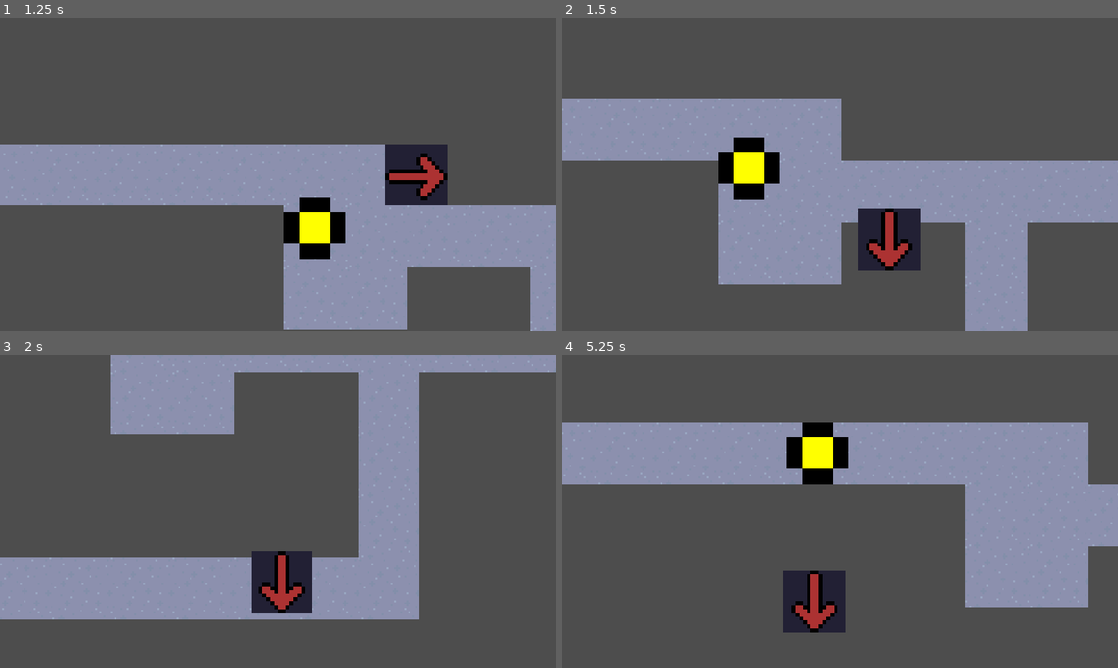
Above: before the commit, frames 1-4 (two rows, left to right).
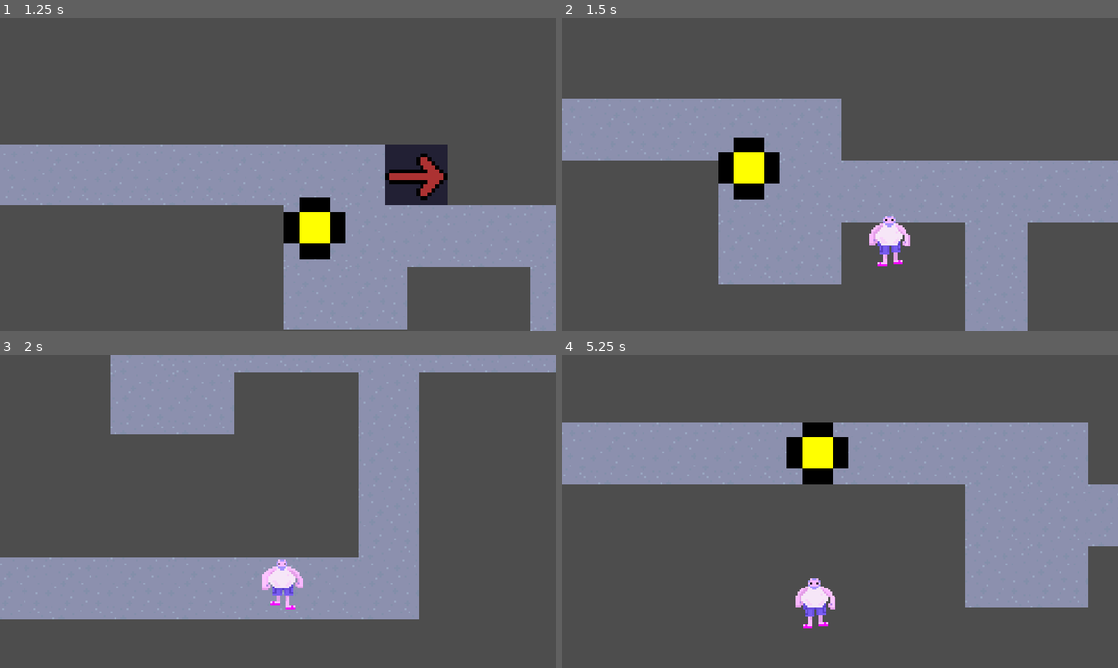
Above: after the commit, the same moments.

Repository: mcconnell-jaxon/World-s-Worst-Maze-Game
Game: Godot game, scene res://Scenes/game.tscn
Same seed, same stepped clock (60 frames per second), same inputs: the game is played once before the commit and once after it.
Inputs:
- Up to frame 1 (1.25 s): tap Enter at 0.5 s; hold D (Right) from 0.53 s (still down); hold Shift (Sprint) from 0.53 s (still down)
- Up to frame 2 (1.5 s): release D (Right) at 1.28 s; release Shift (Sprint) at 1.28 s; hold S (Down) from 1.28 s (still down); tap Shift (Sprint) at 1.35 s
- Up to frame 3 (2 s): keep holding S (Down)
- Up to frame 4 (5.25 s): release S (Down) at 2.03 s; hold D (Right) 2.03-2.78 s; hold Shift (Sprint) 2.03-2.78 s; hold W (Up) 2.78-3.53 s; tap Shift (Sprint) at 2.85, 4.35 s; hold Shift (Sprint) 3.53-4.28 s; hold A (Left) 3.53-5.03 s; hold S (Down) from 5.03 s (still down); hold Shift (Sprint) from 5.03 s (still down)

Frame 1 is identical in both runs. In frame 2, 2.2% of the frame differs, in the area x 53-65%, y 60-81%; in frame 3, 2.2%; in frame 4, 2.2%.

Commit message:
player south walk animated

Diff:
--- a/worst_maze_game/Scenes/player.tscn
+++ b/worst_maze_game/Scenes/player.tscn
@@ -1,11 +1,32 @@
-[gd_scene load_steps=9 format=3 uid="uid://bs7nrkc2t8l2v"]
+[gd_scene load_steps=15 format=3 uid="uid://bs7nrkc2t8l2v"]
 
 [ext_resource type="Script" uid="uid://d1qytjrsknwk4" path="res://Scripts/player.gd" id="1_cvnsp"]
 [ext_resource type="Texture2D" uid="uid://cbq21i3baawoy" path="res://Assets/Temp Assets/The_Player.png" id="1_v0iea"]
+[ext_resource type="Texture2D" uid="uid://c4kc6e1853bpn" path="res://Assets/john_s_walk.png" id="2_6t5aa"]
 
-[sub_resource type="AtlasTexture" id="AtlasTexture_cvnsp"]
-atlas = ExtResource("1_v0iea")
+[sub_resource type="AtlasTexture" id="AtlasTexture_x3wgy"]
+atlas = ExtResource("2_6t5aa")
+region = Rect2(32, 0, 32, 32)
+
+[sub_resource type="AtlasTexture" id="AtlasTexture_3smsa"]
+atlas = ExtResource("2_6t5aa")
 region = Rect2(64, 0, 32, 32)
+
+[sub_resource type="AtlasTexture" id="AtlasTexture_8erm5"]
+atlas = ExtResource("2_6t5aa")
+region = Rect2(96, 0, 32, 32)
+
+[sub_resource type="AtlasTexture" id="AtlasTexture_f1ek2"]
+atlas = ExtResource("2_6t5aa")
+region = Rect2(128, 0, 32, 32)
+
+[sub_resource type="AtlasTexture" id="AtlasTexture_tx1dd"]
+atlas = ExtResource("2_6t5aa")
+region = Rect2(160, 0, 32, 32)
+
+[sub_resource type="AtlasTexture" id="AtlasTexture_gymyn"]
+atlas = ExtResource("2_6t5aa")
+region = Rect2(192, 0, 32, 32)
 
 [sub_resource type="AtlasTexture" id="AtlasTexture_6t5aa"]
 atlas = ExtResource("1_v0iea")
@@ -23,11 +44,26 @@
 animations = [{
 "frames": [{
 "duration": 1.0,
-"texture": SubResource("AtlasTexture_cvnsp")
+"texture": SubResource("AtlasTexture_x3wgy")
+}, {
+"duration": 1.0,
+"texture": SubResource("AtlasTexture_3smsa")
+}, {
+"duration": 1.0,
+"texture": SubResource("AtlasTexture_8erm5")
+}, {
+"duration": 1.0,
+"texture": SubResource("AtlasTexture_f1ek2")
+}, {
+"duration": 1.0,
+"texture": SubResource("AtlasTexture_tx1dd")
+}, {
+"duration": 1.0,
+"texture": SubResource("AtlasTexture_gymyn")
 }],
 "loop": true,
 "name": &"down",
-"speed": 5.0
+"speed": 7.0
 }, {
 "frames": [{
 "duration": 1.0,
@@ -55,15 +91,16 @@
 }]
 
 [sub_resource type="CircleShape2D" id="CircleShape2D_6t5aa"]
-radius = 15.0
 
 [node name="Player" type="CharacterBody2D"]
 script = ExtResource("1_cvnsp")
 
 [node name="AnimatedSprite2D" type="AnimatedSprite2D" parent="."]
 sprite_frames = SubResource("SpriteFrames_cvnsp")
-animation = &"up"
+animation = &"down"
 autoplay = "up"
+frame_progress = 0.203164
 
 [node name="CollisionShape2D" type="CollisionShape2D" parent="."]
+position = Vector2(0, 2)
 shape = SubResource("CircleShape2D_6t5aa")
Not shown, added: worst_maze_game/Assets/Temp Assets/Dungeon Theme.mp3.import
Binary file added: worst_maze_game/Assets/john_s_walk.png
Not shown, added: worst_maze_game/Assets/john_s_walk.png.import
Binary file removed: worst_maze_game/Assets/tilemap_ver_1.ase
Binary file removed: worst_maze_game/Assets/tilemap_ver_2.ase
